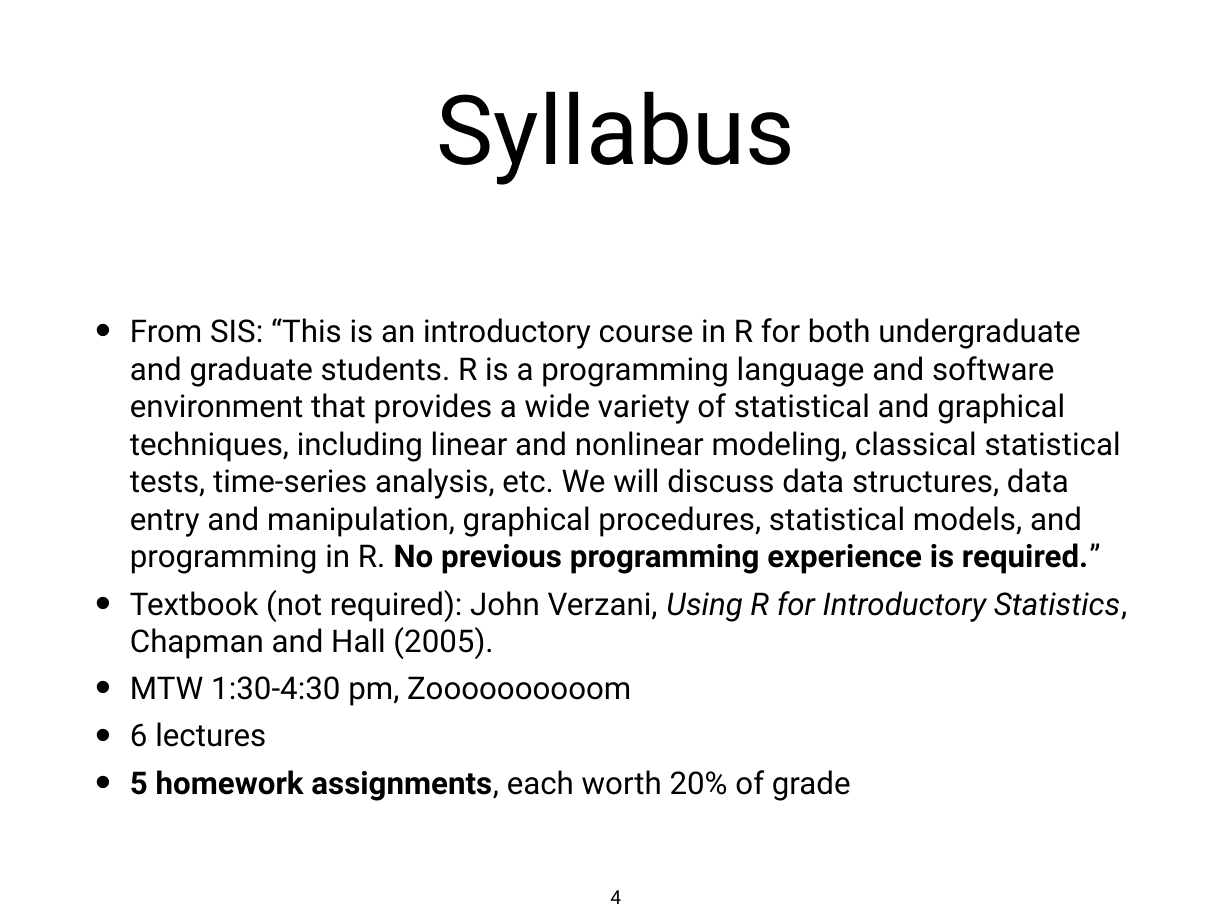
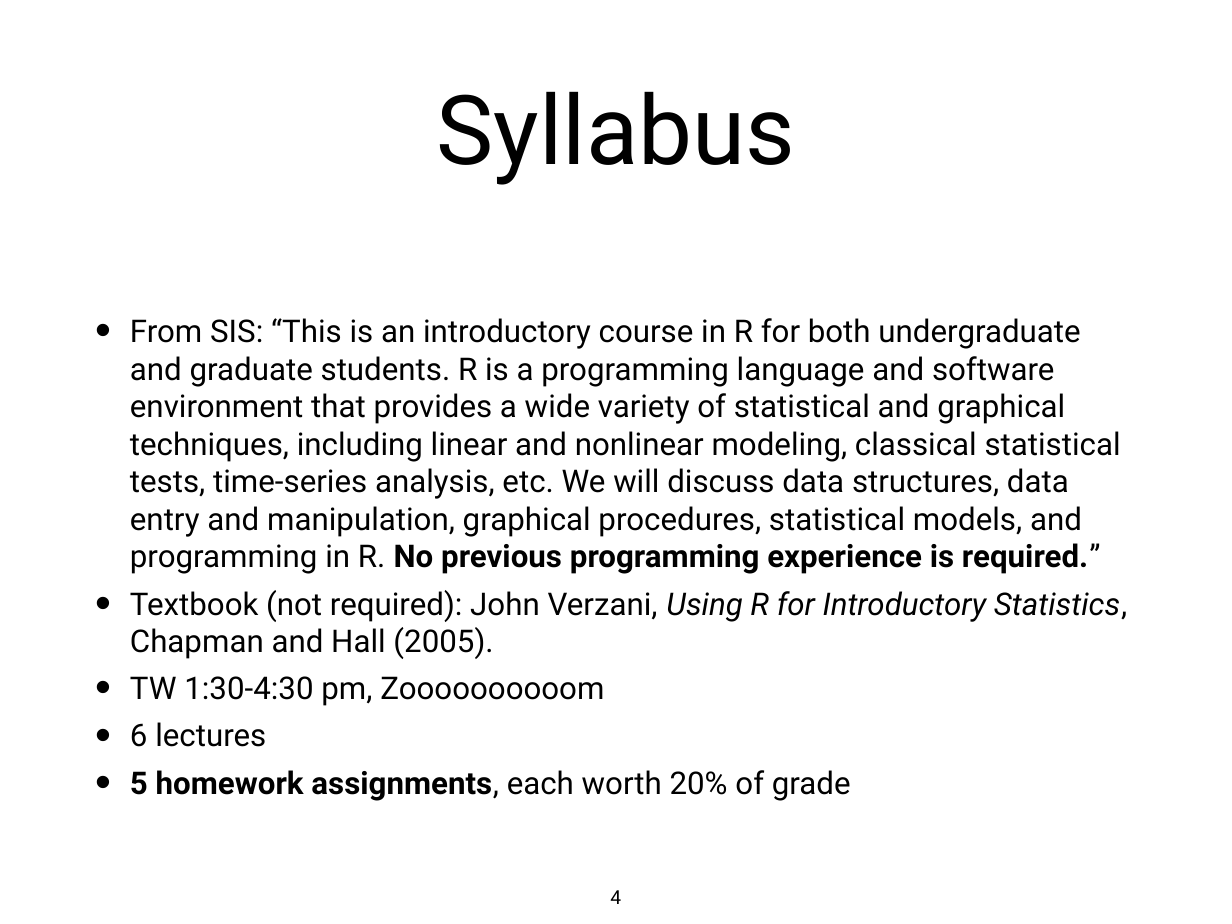
Before and after one commit to jagterberg/jagterberg.github.io, a slide deck: slide 4 of assets/r_2022/lec_1.ppt. Drawn at 1232x924 pixels with LibreOffice and Linux fonts; fonts in the diff are those of the drawing. Boxes give left, top, right and bottom in pixels: in the first picture for what was removed or moved away, otherwise in the second. Text is boxed around its words. In the diff, an @@ line names an element or a change of style, - is before the commit and + after.

```diff
--- a/assets/r_2022/lec_1.ppt
+++ b/assets/r_2022/lec_1.ppt
@@ text at [130,676,604,706]: text changed @@
-• MTW 1:30-4:30 pm, Zoooooooooom
+• TW 1:30-4:30 pm, Zoooooooooom
```
Also in this commit, not shown: 3 other slides changed, 7 other files.
